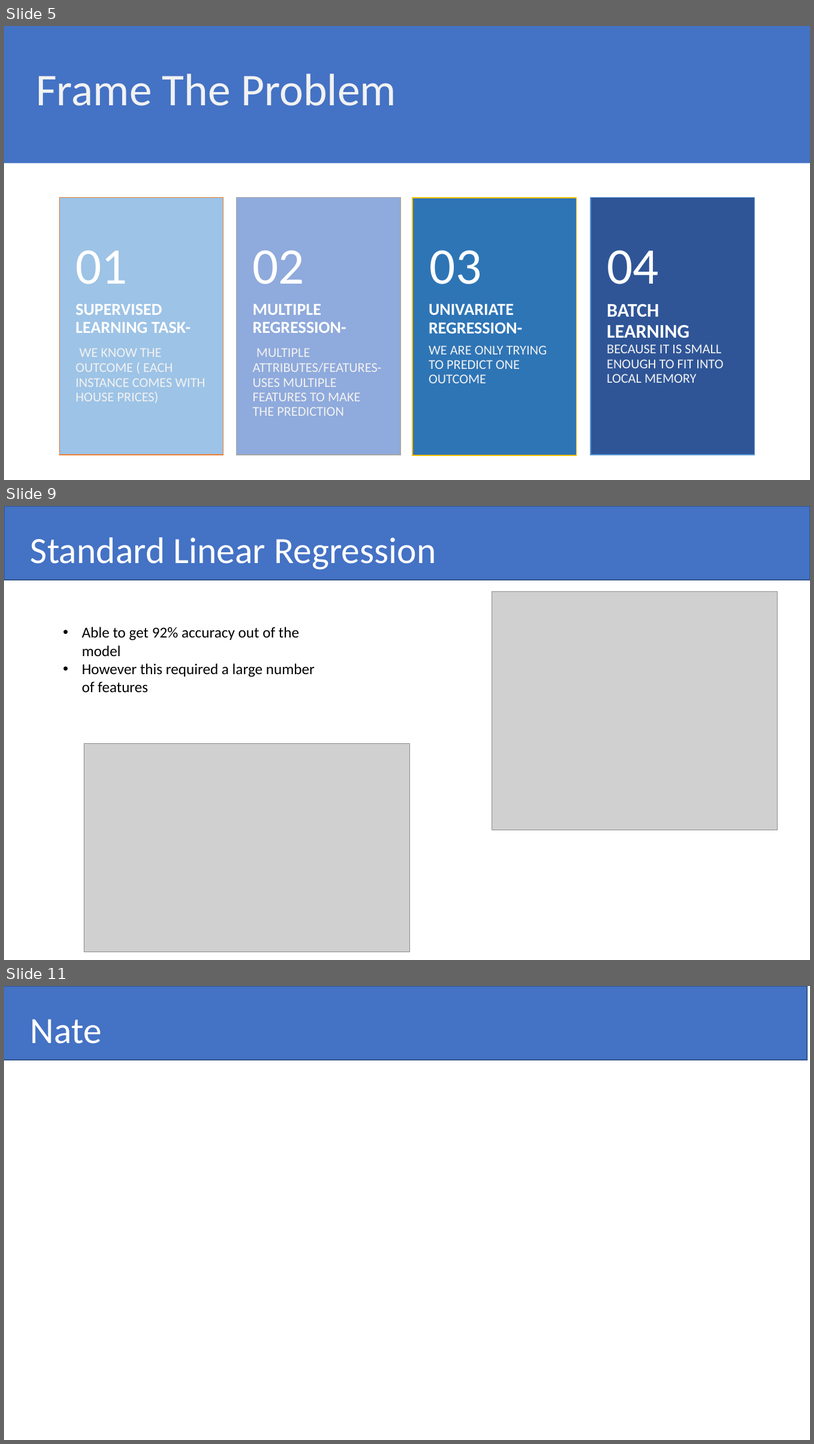
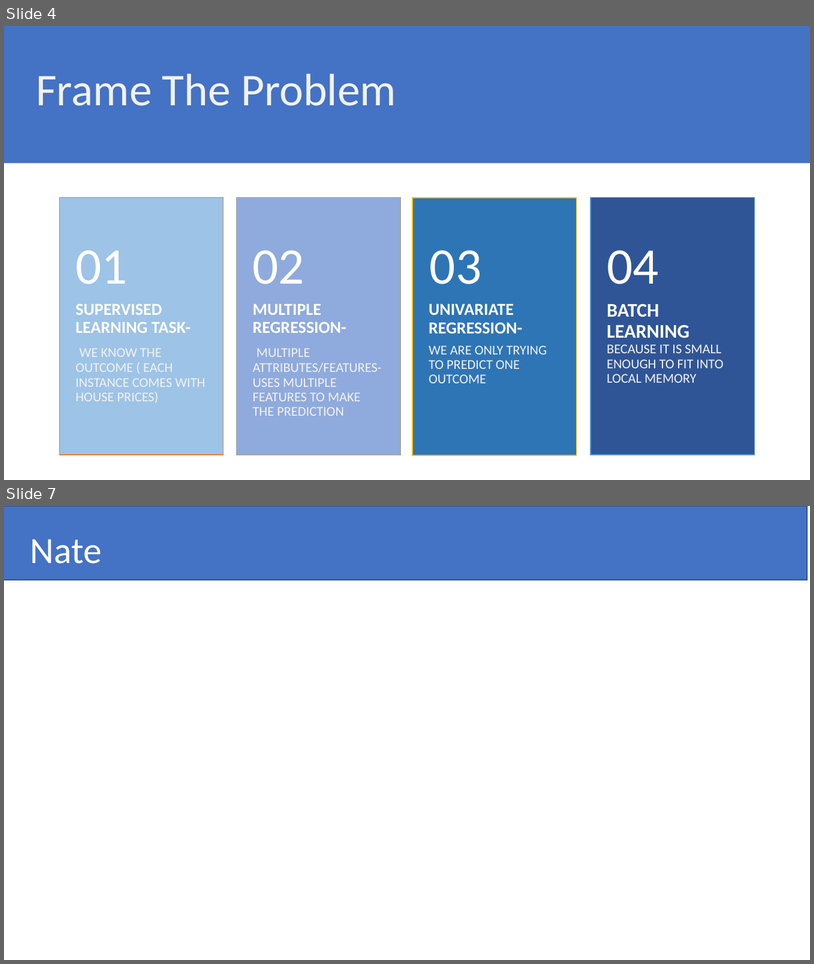
Before and after one commit to pshappycle/Home_Value_Predictor, a slide deck: Presentation/Advanced Regression Techniques To Predict Housing Prices.pptx. Shown one above the other, each under a label of ours: slides 5, 9 and 11 before the commit, slides 4 and 7 after it; the slides between them are not shown. The pictures are 814x1444 and 814x964 pixels, drawn with LibreOffice and Linux fonts; fonts in the diff are those of the drawing; grey boxes stand for pictures. Boxes give left, top, right and bottom in pixels: in the first picture for what was removed or moved away, otherwise in the second. Text is boxed around its words. In the diff, an @@ line names an element or a change of style, - is before the commit and + after.

```diff
--- a/Presentation/Advanced Regression Techniques To Predict Housing Prices.pptx
+++ b/Presentation/Advanced Regression Techniques To Predict Housing Prices.pptx
@@ slide 9 removed at bbox=[4, 506, 810, 960], background #FFFFFF @@
@@ rectangle removed at bbox=[4, 506, 810, 580] @@
@@ title removed at bbox=[30, 537, 436, 570] @@
-Standard Linear Regression
@@ picture removed at bbox=[493, 591, 779, 829] @@
@@ text removed at bbox=[82, 627, 315, 693] @@
-• Able to get 92% accuracy out of the model
-• However this required a large number of features
@@ picture removed at bbox=[84, 743, 411, 952] @@
@@ what was slide 5 is now slide 4 @@
@@ what was slide 11 is now slide 7 @@
```
Also in this commit, not shown: 5 slides changed, 4 slides added, 3 other slides removed, 6 other files.
